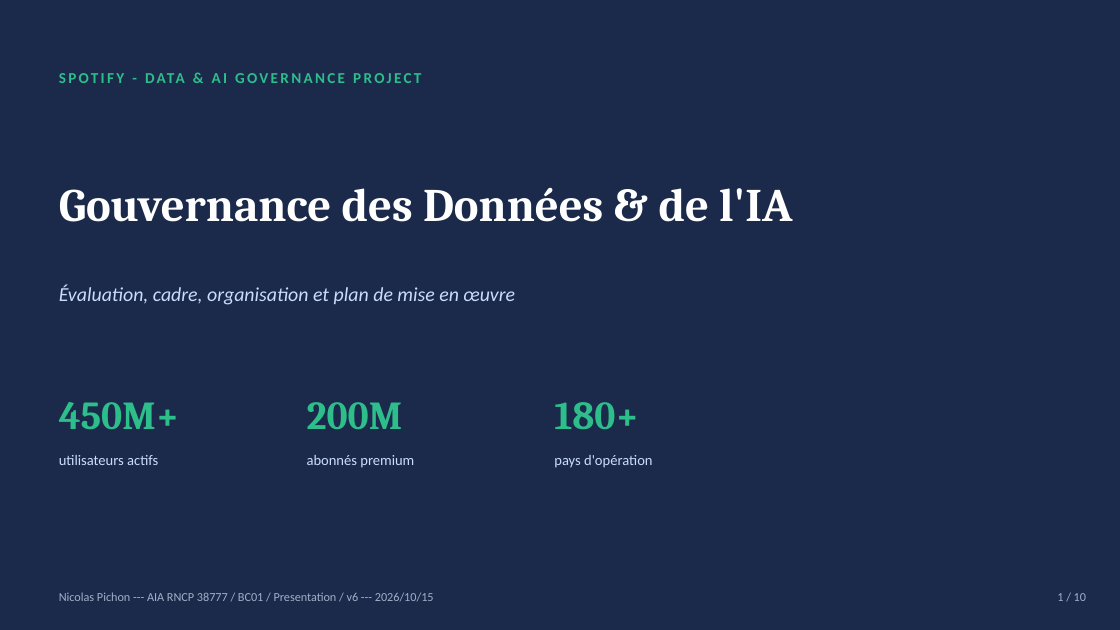
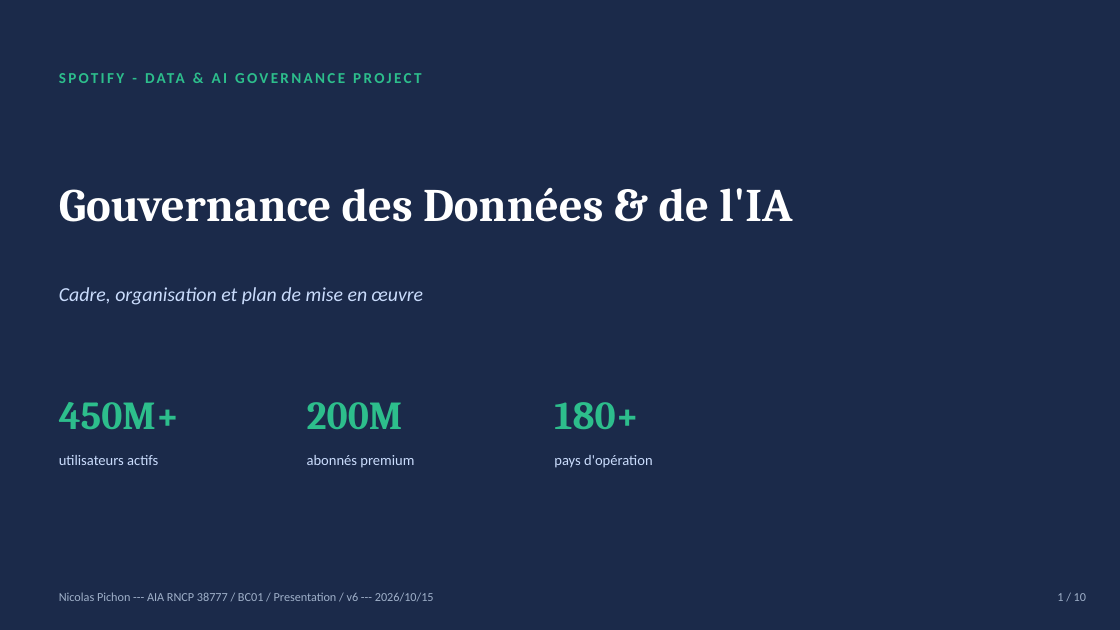
Before and after one commit to nicolaspichon-git/jedha-data-scientist-lead-bloc1--spotify-project, a slide deck: slide 1 of deliverables/spotify-step-4-presentation.pptx. Drawn at 1120x630 pixels with LibreOffice and Linux fonts; fonts in the diff are those of the drawing. Boxes give left, top, right and bottom in pixels: in the first picture for what was removed or moved away, otherwise in the second. Text is boxed around its words. In the diff, an @@ line names an element or a change of style, - is before the commit and + after.

```diff
--- a/deliverables/spotify-step-4-presentation.pptx
+++ b/deliverables/spotify-step-4-presentation.pptx
@@ text at box(59, 287, 423, 305): text changed @@
-Évaluation, cadre, organisation et plan de mise en œuvre
+Cadre, organisation et plan de mise en œuvre
```
Also in this commit, not shown: 2 other slides changed.
